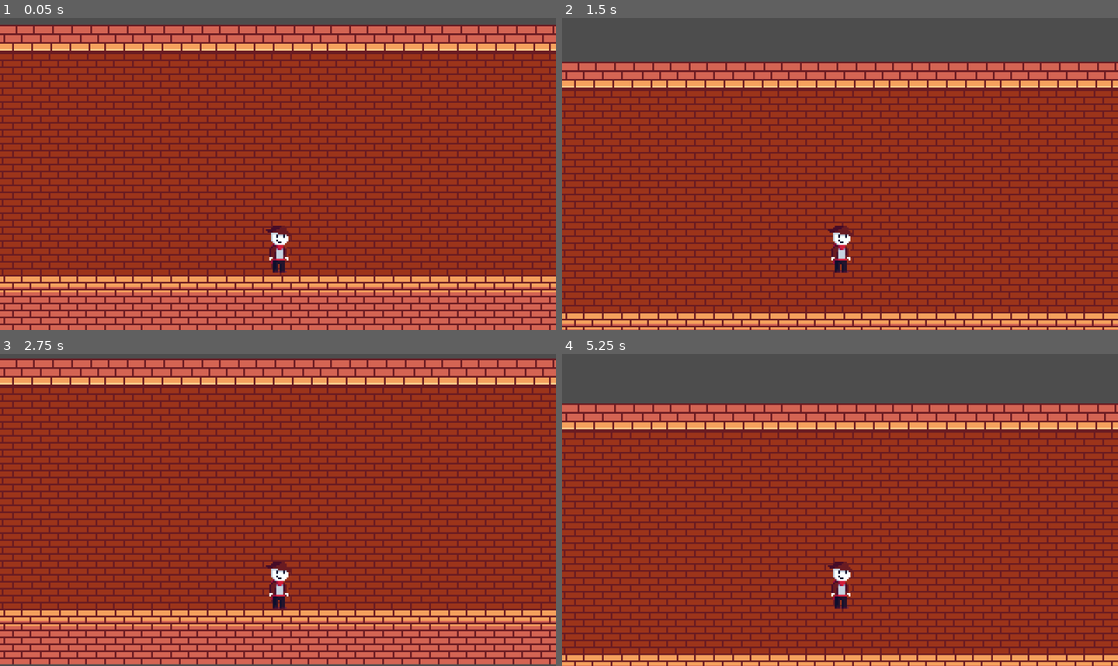
Above: before the commit, frames 1-4 (two rows, left to right).
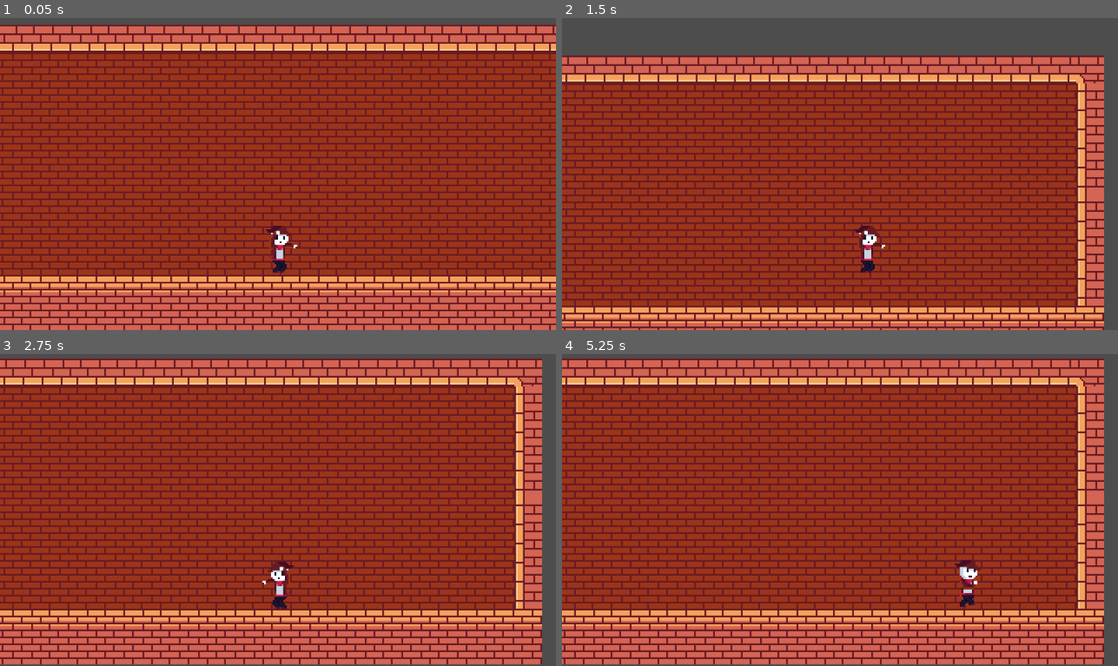
Above: after the commit, the same moments.

Repository: Chronno47/EgyptMath
Game: Godot game, scene res://Cenas/Sala de Debug.tscn
Same seed, same stepped clock (60 frames per second), same inputs: the game is played once before the commit and once after it.
Inputs:
- Up to frame 1 (0.05 s): no input
- Up to frame 2 (1.5 s): tap Enter (ui_accept) at 0.5, 0.6 s; hold D (right) from 0.53 s (still down); tap Space (jump) at 0.77, 0.8, 1.07, 1.35 s
- Up to frame 3 (2.75 s): tap Space (jump) at 1.52, 1.82, 2.3 s; tap Enter (ui_accept) at 1.55, 2.1 s; release D (right) at 2.03 s; hold A (left) from 2.03 s (still down)
- Up to frame 4 (5.25 s): release A (left) at 2.78 s; hold D (right) 2.78-4.28 s; tap Enter (ui_accept) at 2.85, 4.35, 5.1 s; tap Space (jump) at 3.02, 3.32, 3.6, 3.77, 4.07, 4.52, 4.82 s; hold A (left) 4.28-5.03 s; hold D (right) from 5.03 s (still down)

The runs differ from the first frame. In frame 1, 0.2% of the frame differs, in the area x 48-54%, y 68-82%; in frame 2, 40%; in frame 3, 22%; in frame 4, 72%, in the area x 0-100%, y 1-100%.

Commit message:
Começando a Definir a Base #3
Adiciona as animações básicas do sett

Diff:
--- a/Cenas/sett.tscn
+++ b/Cenas/sett.tscn
@@ -1,23 +1,199 @@
-[gd_scene load_steps=6 format=3 uid="uid://cjt0gtcxj8gec"]
+[gd_scene load_steps=29 format=3 uid="uid://cjt0gtcxj8gec"]
 
 [ext_resource type="Script" path="res://Scripts/Movimento.gd" id="1_lcdkl"]
 [ext_resource type="Texture2D" uid="uid://dbd6op2ilfx7o" path="res://Sprites/Sett/Sett animations.png" id="2_70534"]
 
+[sub_resource type="AtlasTexture" id="AtlasTexture_qmopw"]
+atlas = ExtResource("2_70534")
+region = Rect2(608, 0, 32, 32)
+
+[sub_resource type="AtlasTexture" id="AtlasTexture_toe4f"]
+atlas = ExtResource("2_70534")
+region = Rect2(640, 0, 32, 32)
+
+[sub_resource type="AtlasTexture" id="AtlasTexture_m6gri"]
+atlas = ExtResource("2_70534")
+region = Rect2(672, 0, 32, 32)
+
+[sub_resource type="AtlasTexture" id="AtlasTexture_gtkjh"]
+atlas = ExtResource("2_70534")
+region = Rect2(704, 0, 32, 32)
+
+[sub_resource type="AtlasTexture" id="AtlasTexture_wqkvl"]
+atlas = ExtResource("2_70534")
+region = Rect2(736, 0, 32, 32)
+
 [sub_resource type="AtlasTexture" id="AtlasTexture_cc07c"]
 atlas = ExtResource("2_70534")
 region = Rect2(0, 0, 32, 32)
+
+[sub_resource type="AtlasTexture" id="AtlasTexture_11u5v"]
+atlas = ExtResource("2_70534")
+region = Rect2(352, 0, 32, 32)
+
+[sub_resource type="AtlasTexture" id="AtlasTexture_qgu5s"]
+atlas = ExtResource("2_70534")
+region = Rect2(384, 0, 32, 32)
+
+[sub_resource type="AtlasTexture" id="AtlasTexture_ynuis"]
+atlas = ExtResource("2_70534")
+region = Rect2(416, 0, 32, 32)
+
+[sub_resource type="AtlasTexture" id="AtlasTexture_3los1"]
+atlas = ExtResource("2_70534")
+region = Rect2(448, 0, 32, 32)
+
+[sub_resource type="AtlasTexture" id="AtlasTexture_8nfop"]
+atlas = ExtResource("2_70534")
+region = Rect2(480, 0, 32, 32)
+
+[sub_resource type="AtlasTexture" id="AtlasTexture_pemd4"]
+atlas = ExtResource("2_70534")
+region = Rect2(512, 0, 32, 32)
+
+[sub_resource type="AtlasTexture" id="AtlasTexture_e7l28"]
+atlas = ExtResource("2_70534")
+region = Rect2(544, 0, 32, 32)
+
+[sub_resource type="AtlasTexture" id="AtlasTexture_yi8ue"]
+atlas = ExtResource("2_70534")
+region = Rect2(576, 0, 32, 32)
+
+[sub_resource type="AtlasTexture" id="AtlasTexture_1ns17"]
+atlas = ExtResource("2_70534")
+region = Rect2(32, 0, 32, 32)
+
+[sub_resource type="AtlasTexture" id="AtlasTexture_i307q"]
+atlas = ExtResource("2_70534")
+region = Rect2(64, 0, 32, 32)
+
+[sub_resource type="AtlasTexture" id="AtlasTexture_qfxyc"]
+atlas = ExtResource("2_70534")
+region = Rect2(96, 0, 32, 32)
+
+[sub_resource type="AtlasTexture" id="AtlasTexture_52sps"]
+atlas = ExtResource("2_70534")
+region = Rect2(128, 0, 32, 32)
+
+[sub_resource type="AtlasTexture" id="AtlasTexture_x10iw"]
+atlas = ExtResource("2_70534")
+region = Rect2(160, 0, 32, 32)
+
+[sub_resource type="AtlasTexture" id="AtlasTexture_nt702"]
+atlas = ExtResource("2_70534")
+region = Rect2(192, 0, 32, 32)
+
+[sub_resource type="AtlasTexture" id="AtlasTexture_20hg4"]
+atlas = ExtResource("2_70534")
+region = Rect2(224, 0, 32, 32)
+
+[sub_resource type="AtlasTexture" id="AtlasTexture_hrrxf"]
+atlas = ExtResource("2_70534")
+region = Rect2(256, 0, 32, 32)
+
+[sub_resource type="AtlasTexture" id="AtlasTexture_fvsnw"]
+atlas = ExtResource("2_70534")
+region = Rect2(288, 0, 32, 32)
+
+[sub_resource type="AtlasTexture" id="AtlasTexture_kjga3"]
+atlas = ExtResource("2_70534")
+region = Rect2(320, 0, 32, 32)
 
 [sub_resource type="SpriteFrames" id="SpriteFrames_0b3so"]
 animations = [{
 "frames": [{
 "duration": 1.0,
+"texture": SubResource("AtlasTexture_qmopw")
+}, {
+"duration": 1.0,
+"texture": SubResource("AtlasTexture_toe4f")
+}, {
+"duration": 1.0,
+"texture": SubResource("AtlasTexture_m6gri")
+}],
+"loop": true,
+"name": &"Climbing",
+"speed": 5.0
+}, {
+"frames": [{
+"duration": 1.0,
+"texture": SubResource("AtlasTexture_gtkjh")
+}, {
+"duration": 1.0,
+"texture": SubResource("AtlasTexture_wqkvl")
+}],
+"loop": true,
+"name": &"Falling",
+"speed": 5.0
+}, {
+"frames": [{
+"duration": 1.0,
 "texture": SubResource("AtlasTexture_cc07c")
 }],
 "loop": true,
 "name": &"Idle",
 "speed": 5.0
 }, {
-"frames": [],
+"frames": [{
+"duration": 1.0,
+"texture": SubResource("AtlasTexture_11u5v")
+}, {
+"duration": 1.0,
+"texture": SubResource("AtlasTexture_qgu5s")
+}, {
+"duration": 1.0,
+"texture": SubResource("AtlasTexture_ynuis")
+}, {
+"duration": 1.0,
+"texture": SubResource("AtlasTexture_3los1")
+}, {
+"duration": 1.0,
+"texture": SubResource("AtlasTexture_8nfop")
+}, {
+"duration": 1.0,
+"texture": SubResource("AtlasTexture_pemd4")
+}, {
+"duration": 1.0,
+"texture": SubResource("AtlasTexture_e7l28")
+}, {
+"duration": 1.0,
+"texture": SubResource("AtlasTexture_yi8ue")
+}],
+"loop": true,
+"name": &"Running",
+"speed": 5.0
+}, {
+"frames": [{
+"duration": 1.0,
+"texture": SubResource("AtlasTexture_1ns17")
+}, {
+"duration": 1.0,
+"texture": SubResource("AtlasTexture_i307q")
+}, {
+"duration": 1.0,
+"texture": SubResource("AtlasTexture_qfxyc")
+}, {
+"duration": 1.0,
+"texture": SubResource("AtlasTexture_52sps")
+}, {
+"duration": 1.0,
+"texture": SubResource("AtlasTexture_x10iw")
+}, {
+"duration": 1.0,
+"texture": SubResource("AtlasTexture_nt702")
+}, {
+"duration": 1.0,
+"texture": SubResource("AtlasTexture_20hg4")
+}, {
+"duration": 1.0,
+"texture": SubResource("AtlasTexture_hrrxf")
+}, {
+"duration": 1.0,
+"texture": SubResource("AtlasTexture_fvsnw")
+}, {
+"duration": 1.0,
+"texture": SubResource("AtlasTexture_kjga3")
+}],
 "loop": true,
 "name": &"Standby",
 "speed": 5.0
@@ -35,7 +211,7 @@
 [node name="Animações" type="AnimatedSprite2D" parent="."]
 position = Vector2(16, -19)
 sprite_frames = SubResource("SpriteFrames_0b3so")
-animation = &"Idle"
+animation = &"Falling"
 
 [node name="Camera" type="Camera2D" parent="."]
 offset = Vector2(15, -60)
@@ -50,3 +226,7 @@
 [node name="Hitbox" type="CollisionShape2D" parent="."]
 position = Vector2(16, -17)
 shape = SubResource("CapsuleShape2D_i33la")
+
+[node name="Standby Timer" type="Timer" parent="."]
+wait_time = 15.0
+autostart = true
--- a/Scripts/Movimento.gd
+++ b/Scripts/Movimento.gd
@@ -1,28 +1,44 @@
 extends CharacterBody2D
 
-
-const MOVE_SPEED = 150.0
-const JUMP_FORCE = -250.0
+const SPEED = 100.0
+const JUMP_FORCE = -200.0
+var direction
+var is_player_afk = false
 
 # Get the gravity from the project settings to be synced with RigidBody nodes.
 var gravity = ProjectSettings.get_setting("physics/2d/default_gravity")
 
+@onready var animations := $"Animações" as AnimatedSprite2D
+@onready var standby_timer := $"Standby Timer" as Timer
 
 func _physics_process(delta):
-	# Add the gravity.
-	if not is_on_floor():
+	# Gravidade
+	if !is_on_floor():
 		velocity.y += gravity * delta
 
 	# Handle jump.
-	if Input.is_action_just_pressed("ui_accept") and is_on_floor():
+	if Input.is_action_just_pressed("jump") and is_on_floor():
 		velocity.y = JUMP_FORCE
 
 	# Get the input direction and handle the movement/deceleration.
 	# As good practice, you should replace UI actions with custom gameplay actions.
-	var direction = Input.get_axis("ui_left", "ui_right")
-	if direction:
-		velocity.x = direction * MOVE_SPEED
+	direction = Input.get_axis("left", "right")
+	if direction != 0:
+		velocity.x = direction * SPEED
+		animations.scale.x = direction
 	else:
-		velocity.x = move_toward(velocity.x, 0, MOVE_SPEED)
+		velocity.x = move_toward(velocity.x, 0, SPEED)
 
+	_set_state()
 	move_and_slide()
+
+func _set_state():
+	var state = "Idle"
+
+	if !is_on_floor():
+		state = "Falling"
+	elif direction != 0:
+		state = "Running"
+
+	if animations.name != state:
+		animations.play(state)
Binary file changed: Sprites/Sett/Sett animations.png
